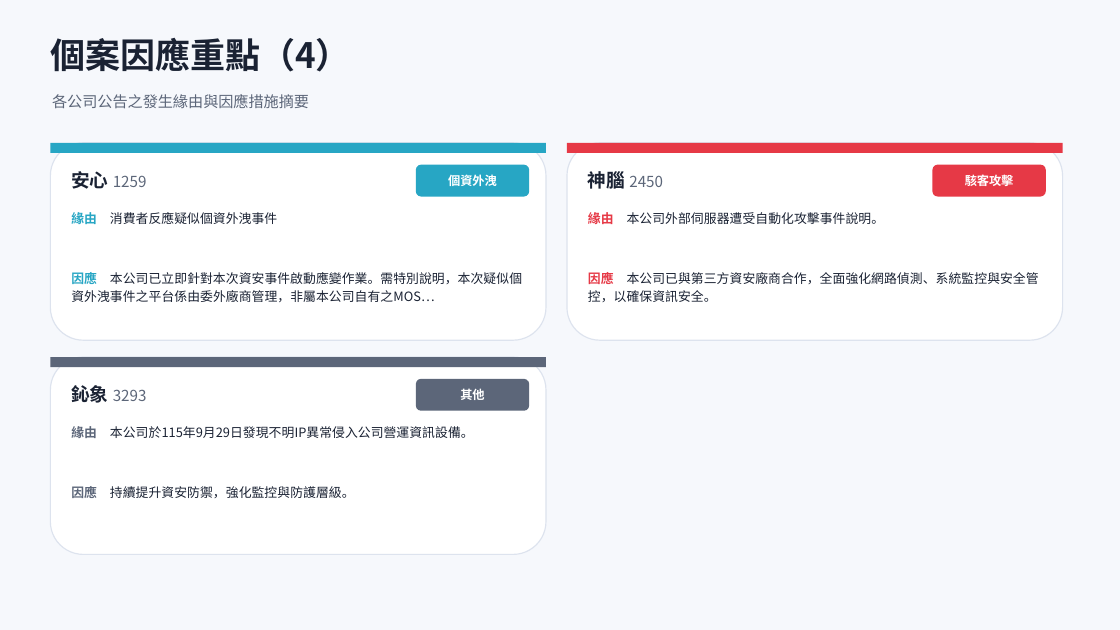
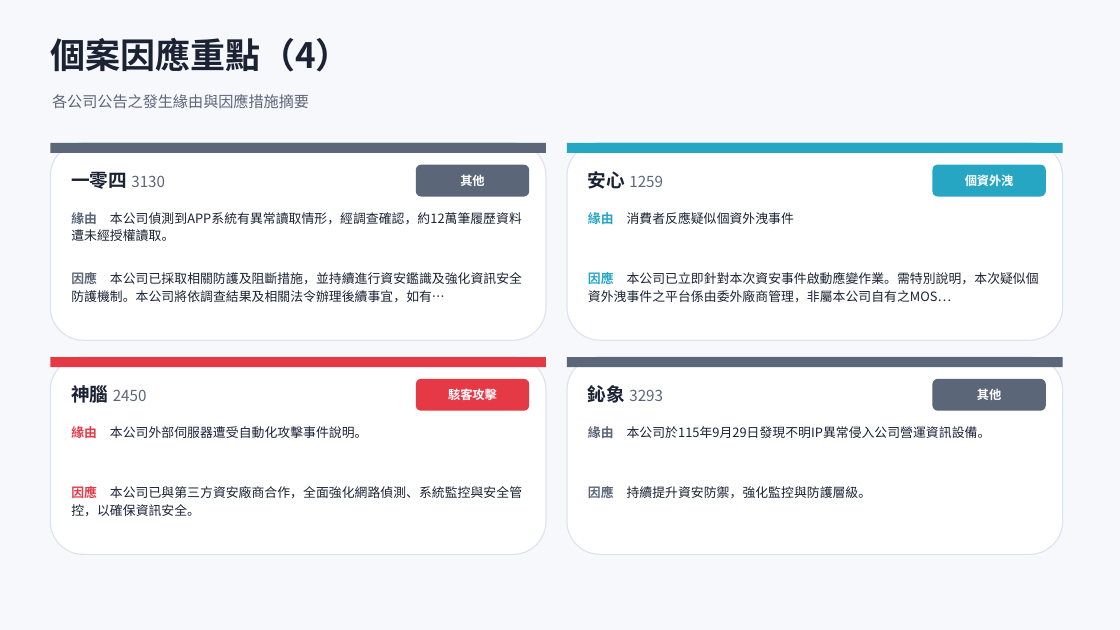
Before and after one commit to Johnnylin77/mops-isec-monitor, a slide deck: slide 9 of 資安事件因應分析.pptx. Drawn at 1120x630 pixels with LibreOffice and Linux fonts; fonts in the diff are those of the drawing. Boxes give left, top, right and bottom in pixels: in the first picture for what was removed or moved away, otherwise in the second. Text is boxed around its words. In the diff, an @@ line names an element or a change of style, - is before the commit and + after.

```diff
--- a/資安事件因應分析.pptx
+++ b/資安事件因應分析.pptx
@@ rectangle at [50,143,546,153]: fill #27A6C4 to #5C6679 @@
@@ rectangle at [567,143,1063,153]: fill #E63946 to #27A6C4 @@
@@ text at [71,171,165,189]: text changed @@
-安心 1259
+一零四 3130
@@ rounded rectangle at [416,165,529,197]: fill #27A6C4 to #5C6679 @@
@@ text at [460,174,484,186]: text changed @@
-個資外洩
+其他
@@ text at [588,171,663,189]: text changed @@
-神腦 2450
+安心 1259
@@ rounded rectangle at [933,165,1046,197]: fill #E63946 to #27A6C4 @@
@@ text at [965,174,1014,186]: text changed @@
-駭客攻擊
+個資外洩
@@ text at [71,212,522,241]: text changed @@
-緣由 消費者反應疑似個資外洩事件
+緣由 本公司偵測到APP系統有異常讀取情形，經調查確認，約12萬筆履歷資料遭未經授權讀取。
@@ text at [588,212,794,224]: text changed @@
-緣由 本公司外部伺服器遭受自動化攻擊事件說明。
+緣由 消費者反應疑似個資外洩事件
@@ text at [71,272,522,302]: text changed @@
-因應 本公司已立即針對本次資安事件啟動應變作業。需特別說明，本次疑似個資外洩事件之平台係由委外廠商管理，非屬本公司自有之MOS…
+因應 本公司已採取相關防護及阻斷措施，並持續進行資安鑑識及強化資訊安全防護機制。本公司將依調查結果及相關法令辦理後續事宜，如有…
@@ text at [588,270,1039,302]: text changed @@
-因應 本公司已與第三方資安廠商合作，全面強化網路偵測、系統監控與安全管控，以確保資訊安全。
+因應 本公司已立即針對本次資安事件啟動應變作業。需特別說明，本次疑似個資外洩事件之平台係由委外廠商管理，非屬本公司自有之MOS…
@@ rectangle at [50,357,546,367]: fill #5C6679 to #E63946 @@
@@ rounded rectangle added at [567,357,1063,555], fill #FFFFFF, outline #DDE3EE 1 pt @@
@@ rectangle added at [567,357,1063,367], fill #5C6679 @@
@@ text at [71,382,147,407]: text changed @@
-鈊象 3293
+神腦 2450
@@ rounded rectangle at [416,379,529,411]: fill #5C6679 to #E63946 @@
@@ text at [448,388,497,400]: text changed @@
-其他
+駭客攻擊
@@ text added at [588,385,663,403], 13 pt, text #5C6679 @@
+鈊象 3293
@@ rounded rectangle added at [933,379,1046,411], fill #5C6679 @@
@@ text added at [977,389,1001,400], 10.5 pt, text #FFFFFF, bold @@
+其他
@@ text at [71,426,368,438]: text changed @@
-緣由 本公司於115年9月29日發現不明IP異常侵入公司營運資訊設備。
+緣由 本公司外部伺服器遭受自動化攻擊事件說明。
@@ text added at [588,426,991,438], 11 pt, text #1A2233 @@
+緣由 本公司於115年9月29日發現不明IP異常侵入公司營運資訊設備。
@@ text at [71,486,522,516]: text changed @@
-因應 持續提升資安防禦，強化監控與防護層級。
+因應 本公司已與第三方資安廠商合作，全面強化網路偵測、系統監控與安全管控，以確保資訊安全。
@@ text added at [588,486,872,498], 11 pt, text #1A2233 @@
+因應 持續提升資安防禦，強化監控與防護層級。
```
Also in this commit, not shown: 7 other slides changed, 2 other files.
